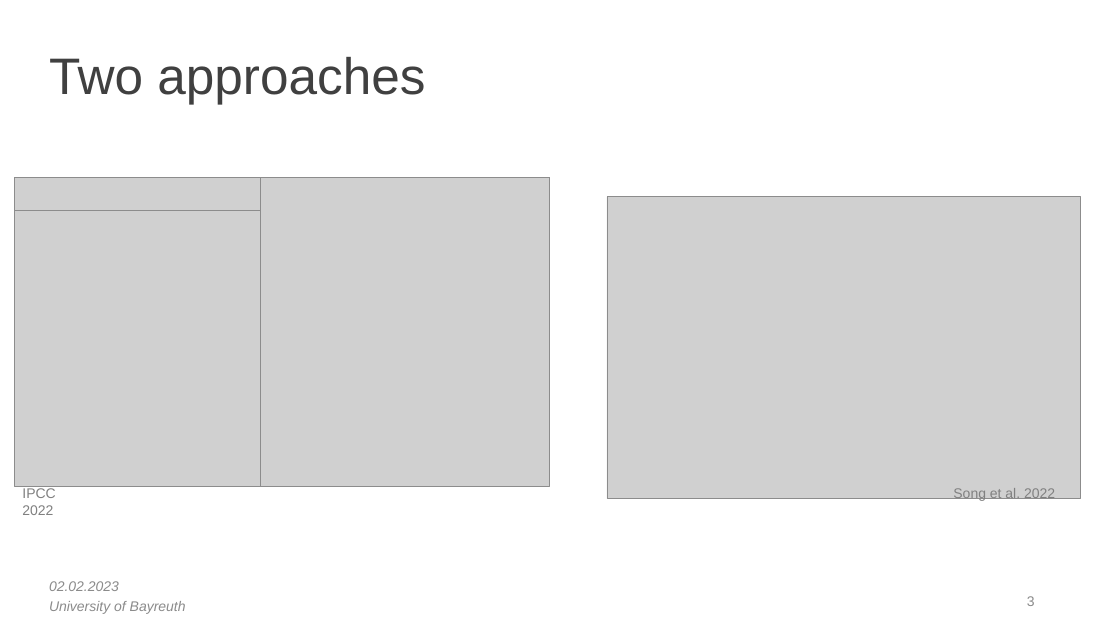
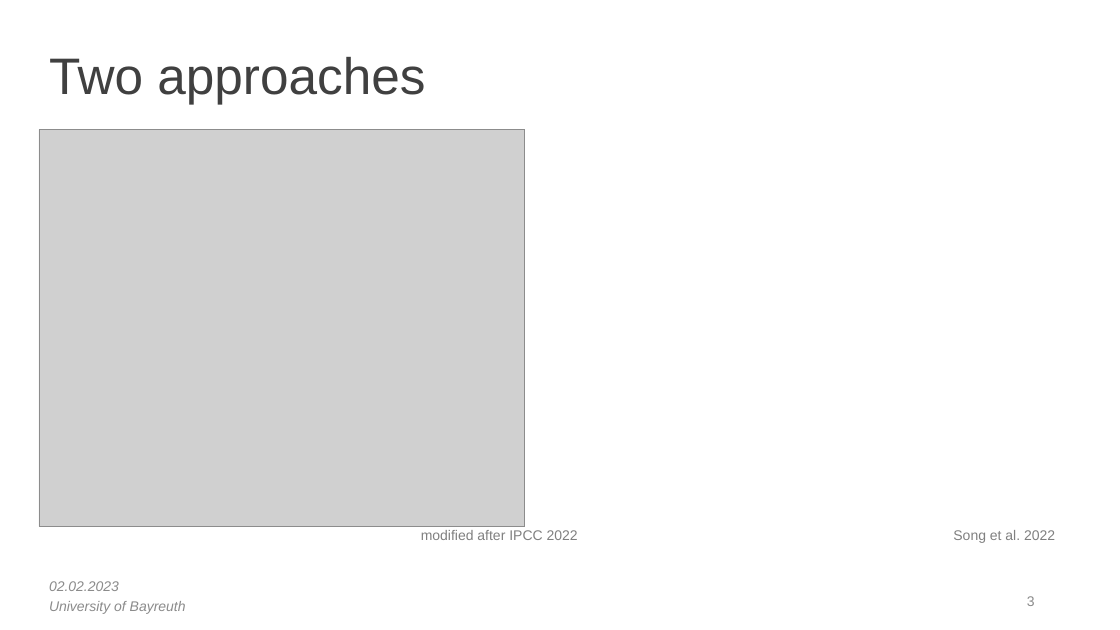
Before and after one commit to Ischi94/colloquium, a slide deck: slide 3 of output/presentation_mathes.pptx. Drawn at 1120x630 pixels with LibreOffice and Linux fonts; fonts in the diff are those of the drawing; grey boxes stand for pictures. Boxes give left, top, right and bottom in pixels: in the first picture for what was removed or moved away, otherwise in the second. Text is boxed around its words. In the diff, an @@ line names an element or a change of style, - is before the commit and + after.

Commit message:
save ipcc plots

```diff
--- a/output/presentation_mathes.pptx
+++ b/output/presentation_mathes.pptx
@@ picture added at (39,129,524,526) @@
@@ picture added at (39,129,523,526) @@
@@ picture removed at (14,177,549,211) @@
@@ picture removed at (260,177,549,486) @@
@@ picture removed at (607,197,1081,498) @@
@@ picture removed at (14,211,260,486) @@
@@ text at (421,530,578,540): text changed @@
-IPCC 2022
+modified after IPCC 2022
@@ text "Song et al. 2022": place and size @@
-text "Song et al. 2022" at (953,488,1055,502)
+text "Song et al. 2022" at (953,530,1055,543)
```
Also in this commit, not shown: 10 other files.
